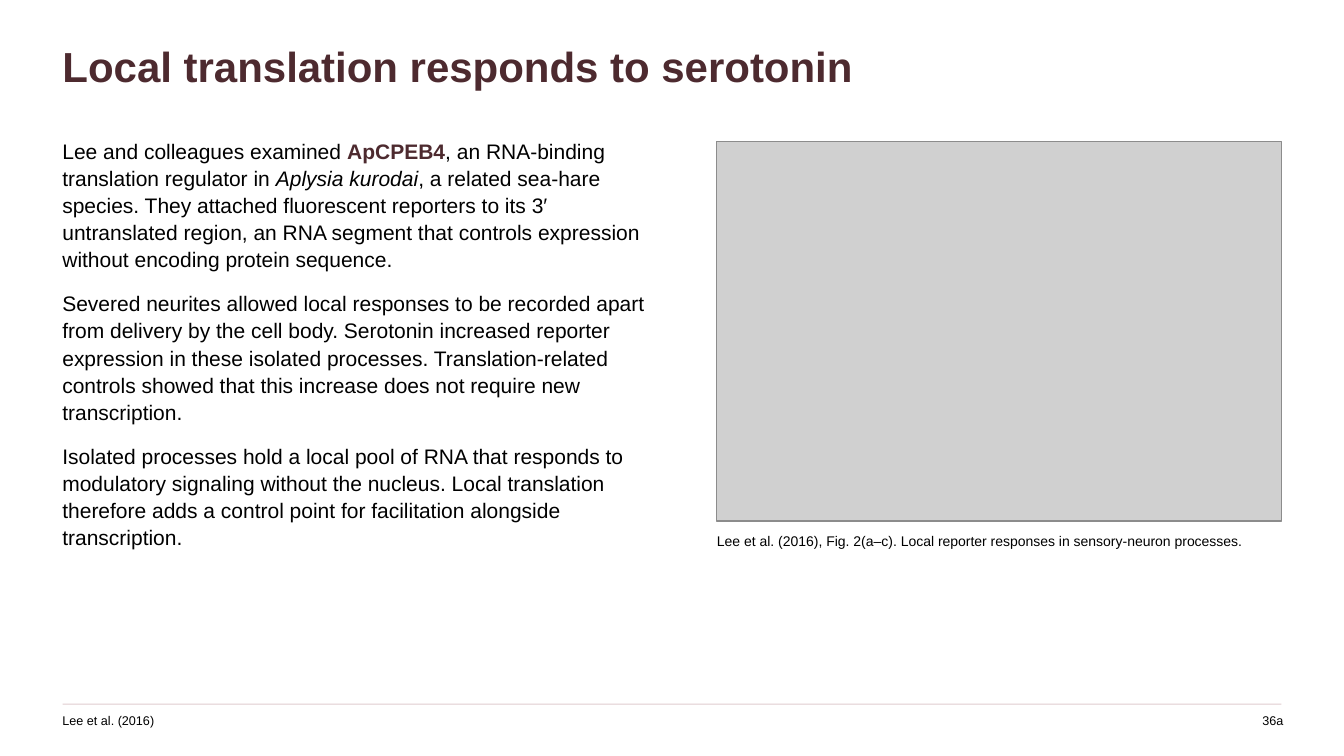
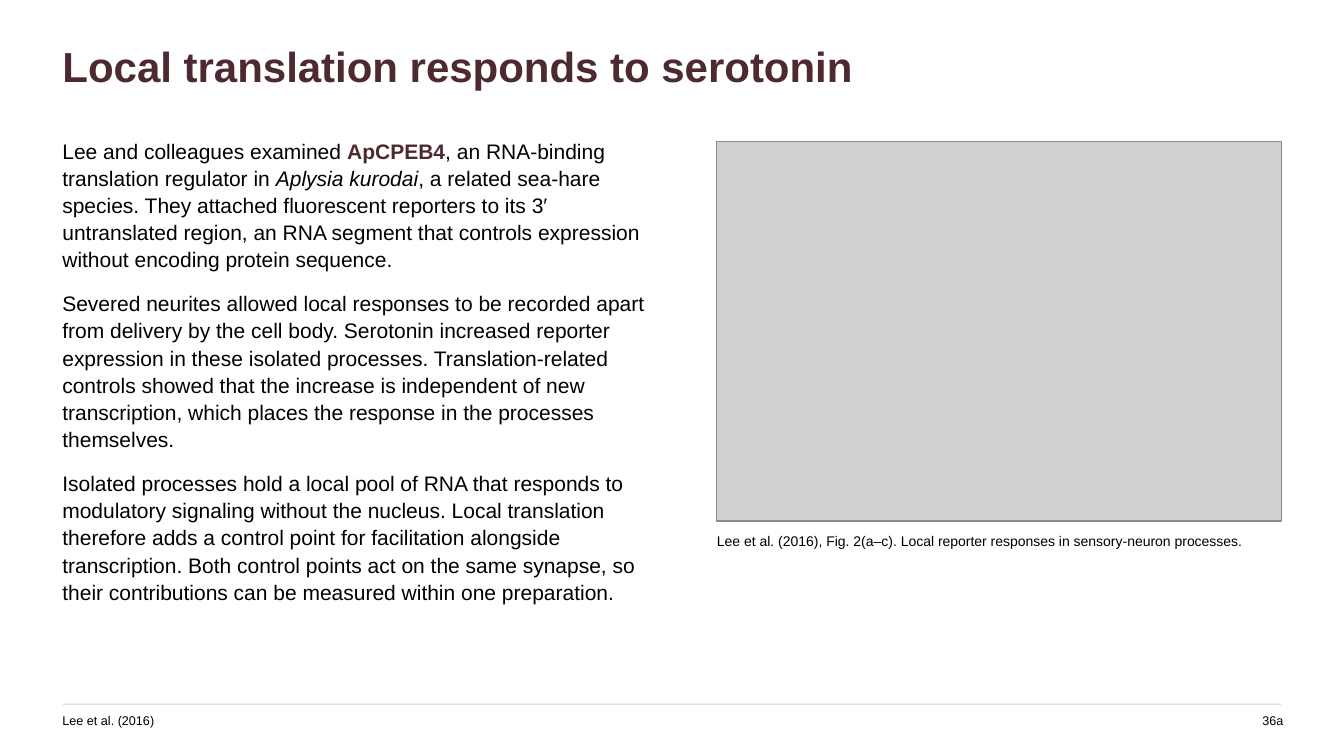
Before and after one commit to jordanxxlopez/NEUROETHOLOGY, a slide deck: slide 48 of scaffolded/Neuroethology_Lecture36_FA2026_SCAFFOLDED.pptx. Drawn at 1344x756 pixels with LibreOffice and Linux fonts; fonts in the diff are those of the drawing; grey boxes stand for pictures. Boxes give left, top, right and bottom in pixels: in the first picture for what was removed or moved away, otherwise in the second. Text is boxed around its words. In the diff, an @@ line names an element or a change of style, - is before the commit and + after.

```diff
--- a/scaffolded/Neuroethology_Lecture36_FA2026_SCAFFOLDED.pptx
+++ b/scaffolded/Neuroethology_Lecture36_FA2026_SCAFFOLDED.pptx
@@ text at [62,295,644,604]: text changed @@
-Severed neurites allowed local responses to be recorded apart from delivery by the cell body. Serotonin increased reporter expression in these isolated processes. Translation-related controls showed that this increase does not require new transcription.
-Isolated processes hold a local pool of RNA that responds to modulatory signaling without the nucleus. Local translation therefore adds a control point for facilitation alongside transcription.
+Severed neurites allowed local responses to be recorded apart from delivery by the cell body. Serotonin increased reporter expression in these isolated processes. Translation-related controls showed that the increase is independent of new transcription, which places the response in the processes themselves.
+Isolated processes hold a local pool of RNA that responds to modulatory signaling without the nucleus. Local translation therefore adds a control point for facilitation alongside transcription. Both control points act on the same synapse, so their contributions can be measured within one preparation.
```
Also in this commit, not shown: 41 other slides changed, 3 other files.
